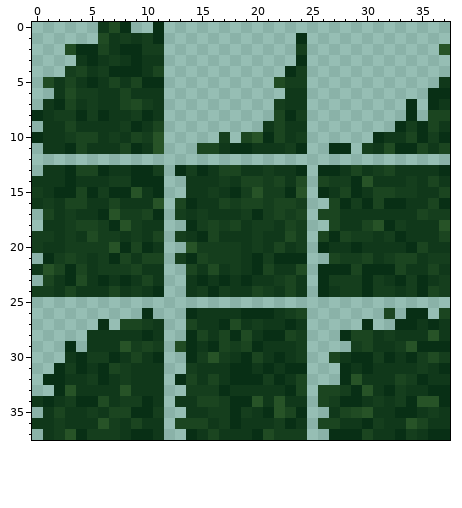
Pixel-art sprite -- sprites/grassborders.png. Above, as it was before the edit.
The file is 38x38 pixels.
The same view after the edit:
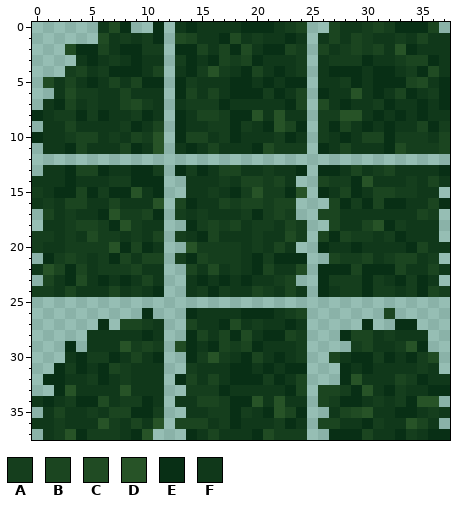
Palette (. is transparent): A #153e1d  B #1b4520  C #204b23  D #275327  E #082f15  F #10381a
Difference:
Changed rows in their new state; - is an unchanged pixel.
first column x 10:
 0 ---FEFFFFEEEFAB--BFFABAEEEB-
 1 ---CBFFECFAFFEF-FBFBAFFAFBFF
 2 ---EEBFBECFEEB--BFABABFDEFFF
 3 ---AEFEBABEFFFA-FAAAEFFABBEF
 4 ---FEADAFEBFEF--FEEEFEEFAECF
 5 ---EAFFFEEFEFEE-FFAEFEEEBCFE
 6 ---EBFBFEEEAE-B-EFFDFEFBEFA-
 7 ---FAAAEFFFFFEB-CFEFFAEFFEFE
 8 ---EFBBAEEDFDFF-AADDFEFEFEFF
 9 ---EFFAAEAFEDBE-AEBFEFEFFBEA
10 ---EBBF-EFFFAEF-AFEFBBEAAAFB
11 ---FEF--FFECA-A-EFBFF-ECAAA-
14 --------------.-------------
15 ---------------------------.
16 --------------.-------------
17 --------------.------------.
18 ---------------------------.
19 ---------------------------.
20 --------------.-------------
21 ---------------------------.
23 --------------.------------.
26 ------------------------..-.
27 -------------------------...
28 --------------------------..
29 --------------------------..
30 ---------------------------.
31 ---------------------------.
34 ---------------------------.
36 -D-------------------------.
37 D.--------------------------
Where, in picture pixels (left, top, right, bottom), the same in both pictures:
changed: (175, 22, 450, 429)
changed: (142, 418, 164, 440)
